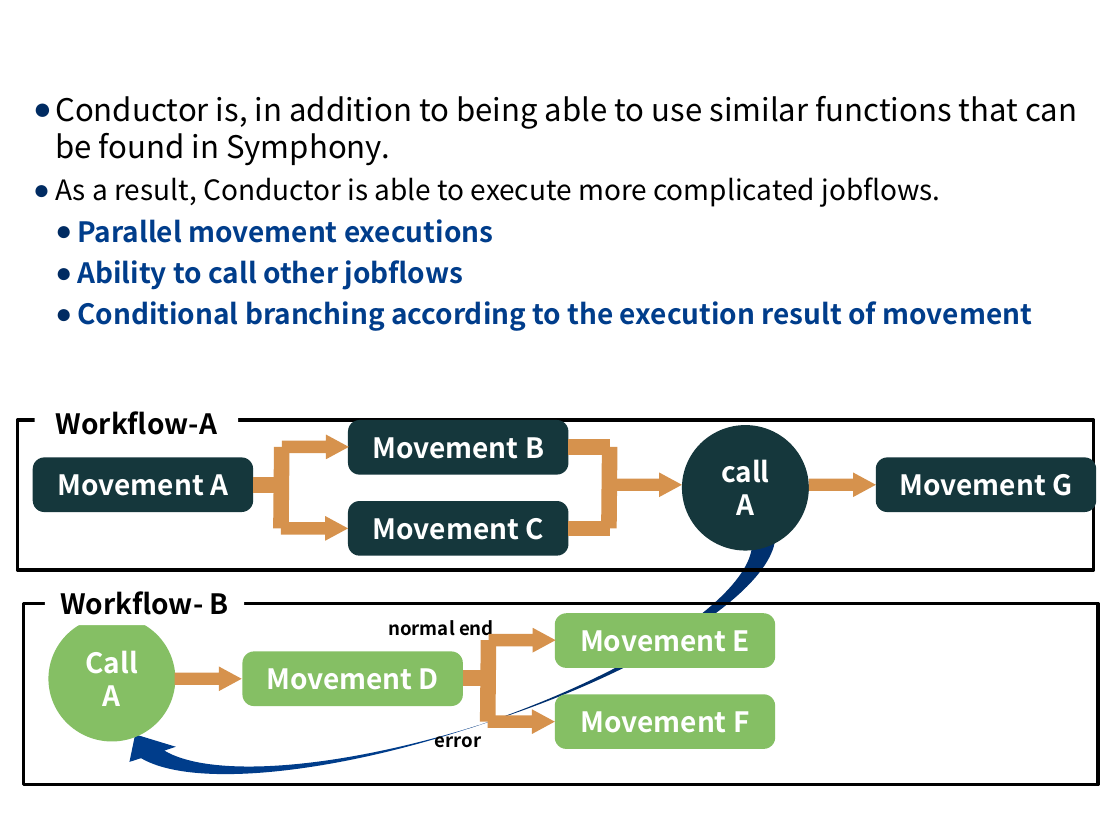
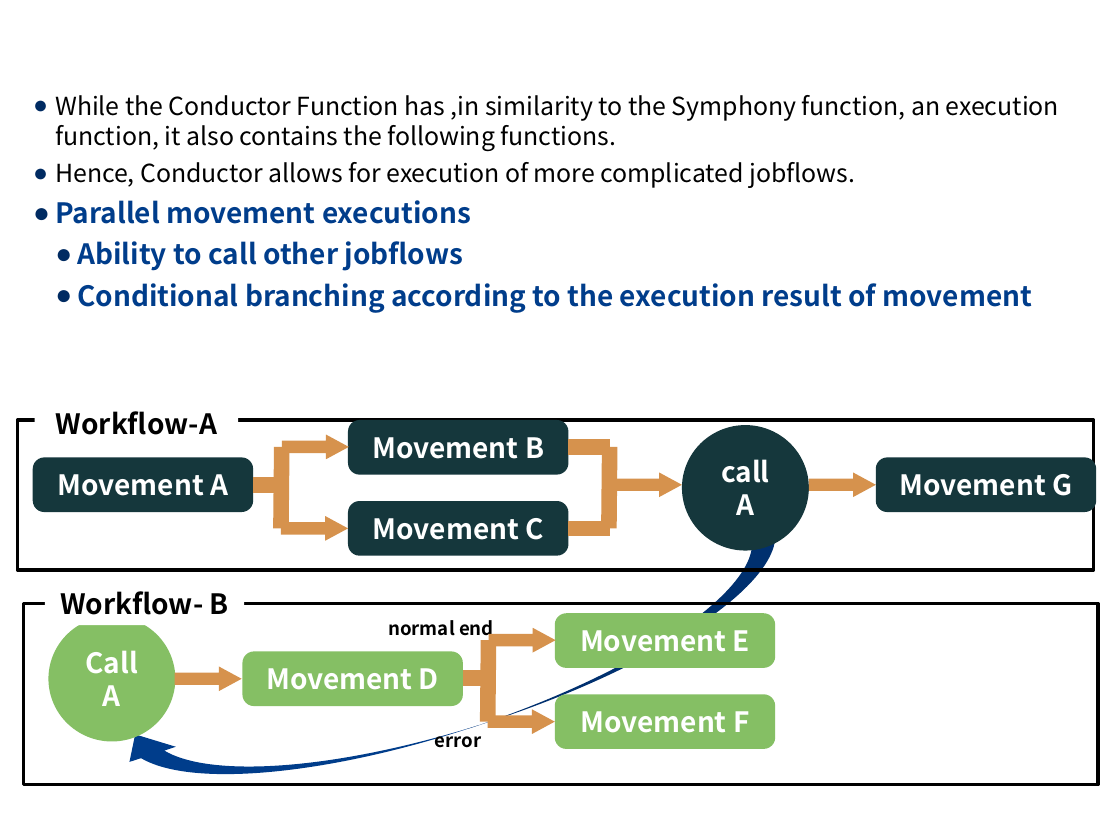
Before and after one commit to exastro-suite/it-automation-docs, a slide deck: slide 7 of asset/Learn/ITA-Conductor.pptx. Drawn at 1120x840 pixels with LibreOffice and Linux fonts; fonts in the diff are those of the drawing; background and template pictures are left out. Boxes give left, top, right and bottom in pixels: in the first picture for what was removed or moved away, otherwise in the second. Text is boxed around its words. In the diff, an @@ line names an element or a change of style, - is before the commit and + after.

```diff
--- a/asset/Learn/ITA-Conductor.pptx
+++ b/asset/Learn/ITA-Conductor.pptx
@@ text at [55,95,1059,188]: text changed; size 20 to 16 pt @@
-● Conductor is, in addition to being able to use similar functions that can be found in Symphony.
-● As a result, Conductor is able to execute more complicated jobflows.
+● While the Conductor Function has ,in similarity to the Symphony function, an execution function, it also contains the following functions.
+● Hence, Conductor allows for execution of more complicated jobflows.
@@ text at [55,200,471,224]: list level 2 to 1 in "Parallel movement executions" @@
```
Also in this commit, not shown: 13 other slides changed, 1 slide added, 5 other files.
